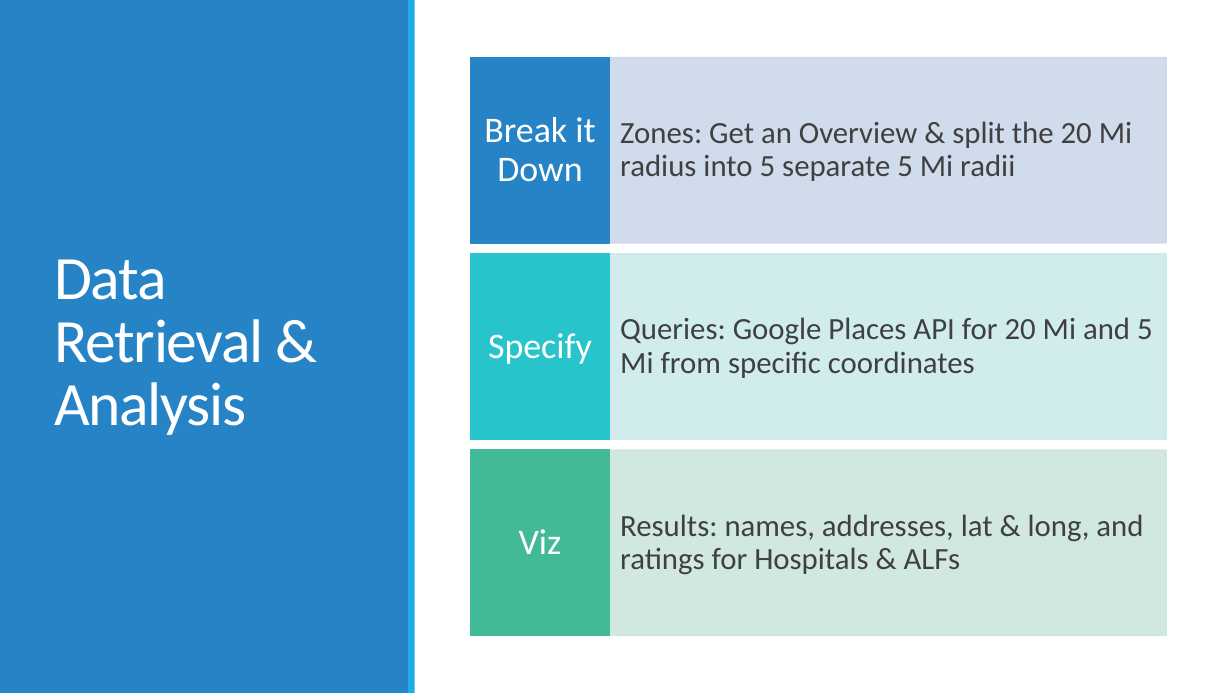
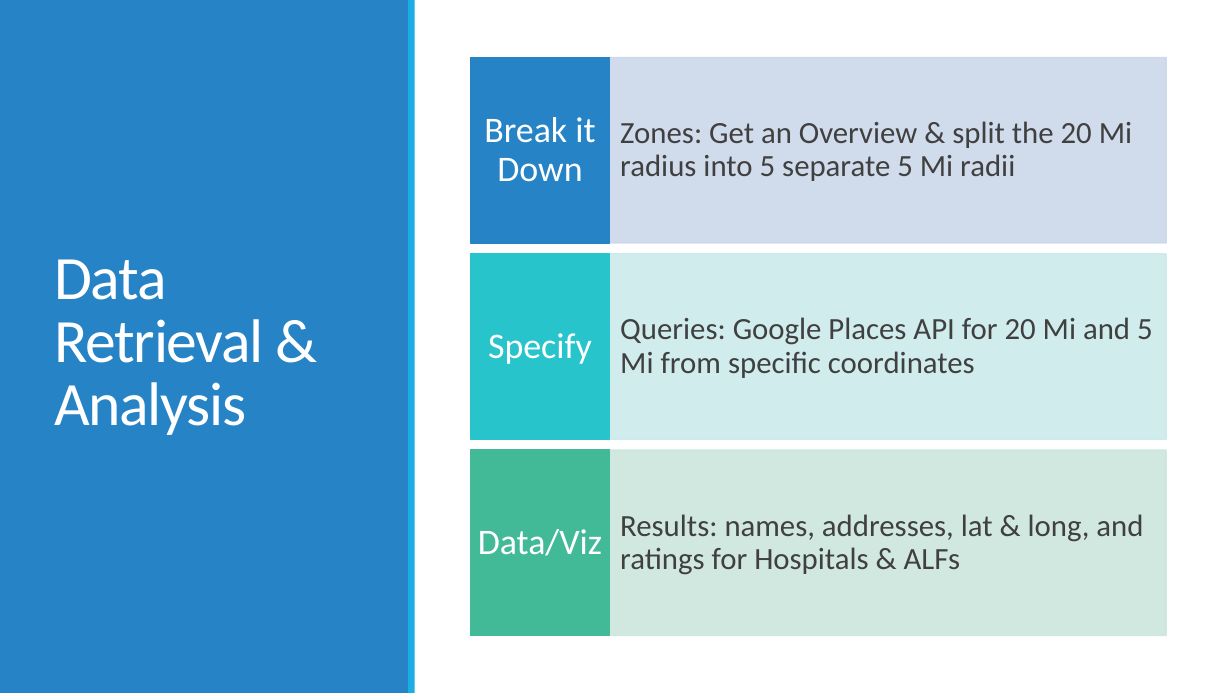
Before and after one commit to AlliVaughn/55-and-up, a slide deck: slide 5 of recommender.pptx. Drawn at 1232x693 pixels with LibreOffice and Linux fonts; fonts in the diff are those of the drawing. Boxes give left, top, right and bottom in pixels: in the first picture for what was removed or moved away, otherwise in the second. Text is boxed around its words. In the diff, an @@ line names an element or a change of style, - is before the commit and + after.

```diff
--- a/recommender.pptx
+++ b/recommender.pptx
@@ text at (x1=478, y1=529, x2=602, y2=556): text changed @@
-Viz
+Data/Viz
```
Also in this commit, not shown: 5 other slides changed.
